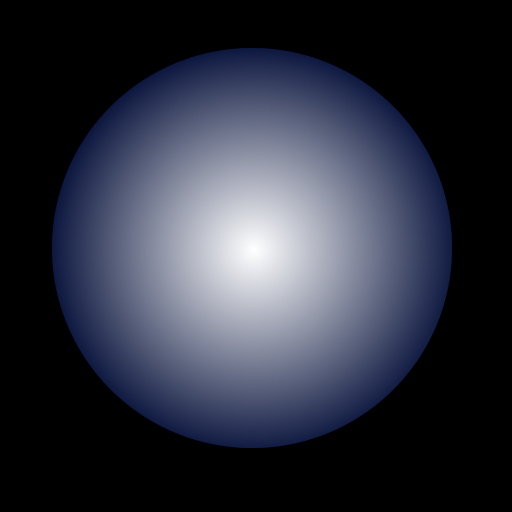
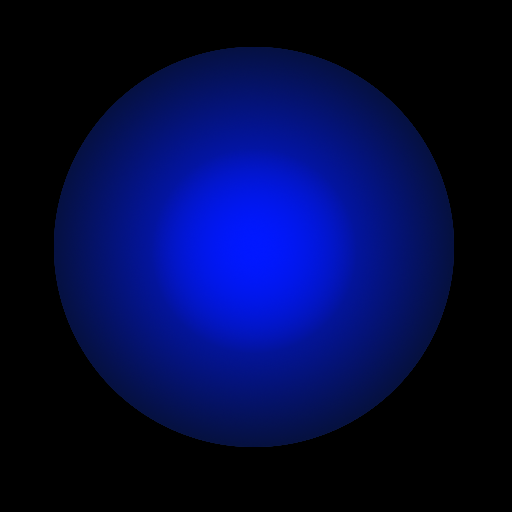
Comparing the layer stacks of the two w=512, h=512 images. Changes:
added layer "Cercle3" above "Reflexion" over (54, 47, 454, 447)
added layer "Reflexion" above "Cercle2" over (157, 78, 361, 180)
added layer "Cercle2" above "Cercle" over (54, 47, 454, 447)
added layer "Cercle" above "Arrière-plan" over (54, 47, 454, 447)
painted on "Arrière-plan" over (52, 48, 452, 448)
